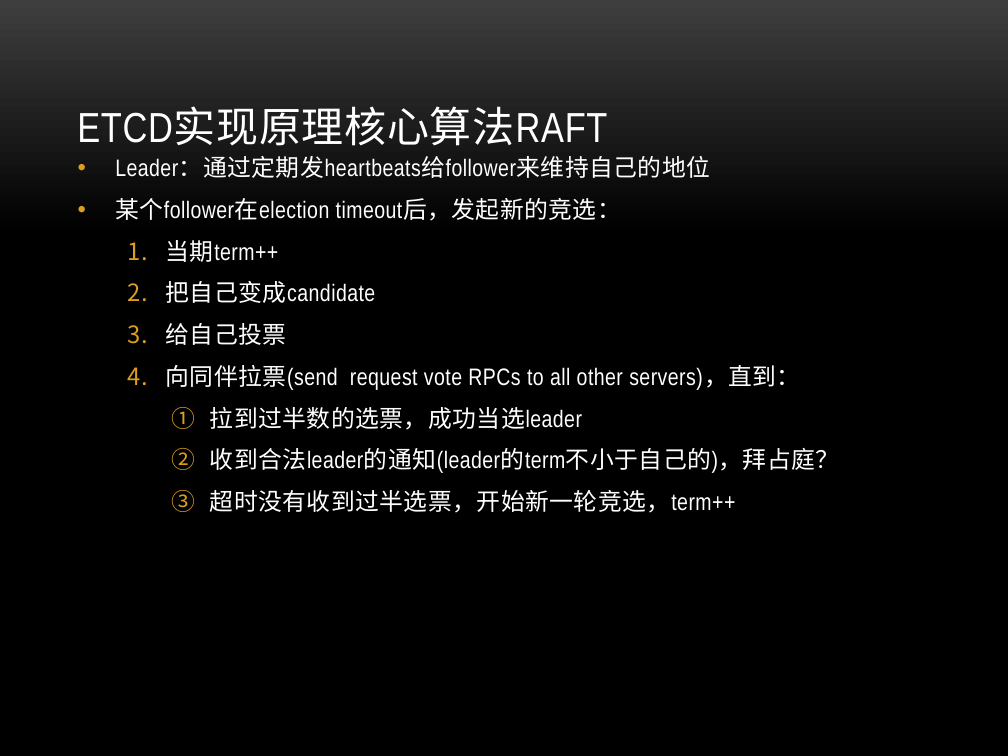
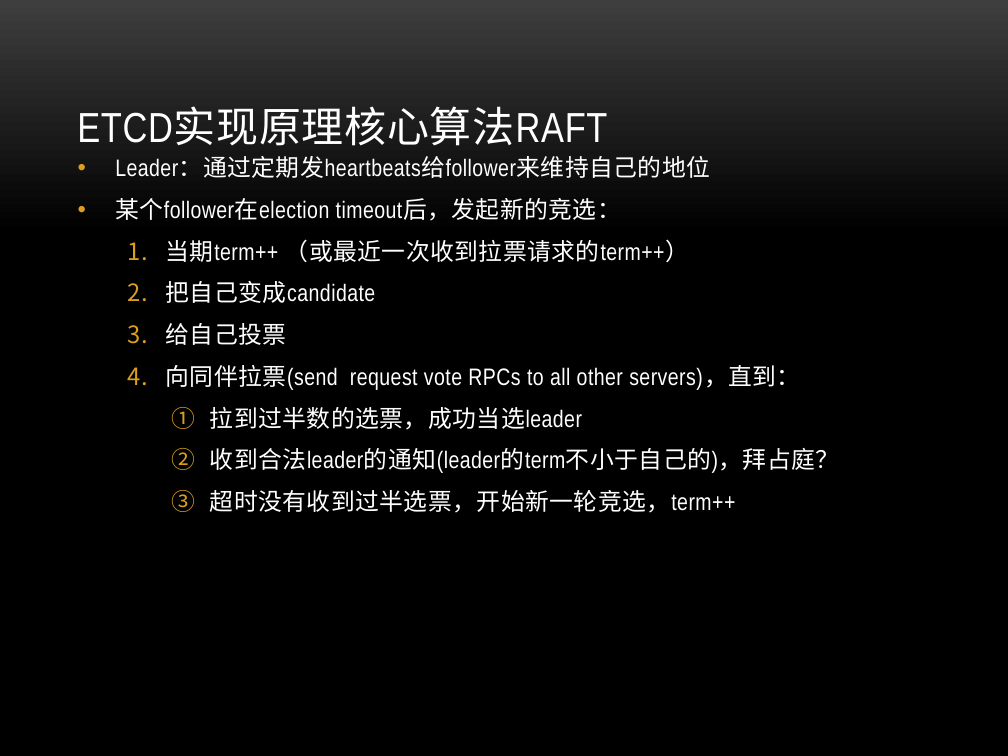
Before and after one commit to danielzheng/docs, a slide deck: slide 11 of etcd_slides/Etcd.pptx. Drawn at 1008x756 pixels with LibreOffice and Linux fonts; fonts in the diff are those of the drawing; background and template pictures are left out. Boxes give left, top, right and bottom in pixels: in the first picture for what was removed or moved away, otherwise in the second. Text is boxed around its words. In the diff, an @@ line names an element or a change of style, - is before the commit and + after.

```diff
--- a/etcd_slides/Etcd.pptx
+++ b/etcd_slides/Etcd.pptx
@@ text at [166,239,689,262]: text changed @@
-  1. 当期term++
+  1. 当期term++ （或最近一次收到拉票请求的term++）
```
Also in this commit, not shown: 7 other slides changed.
